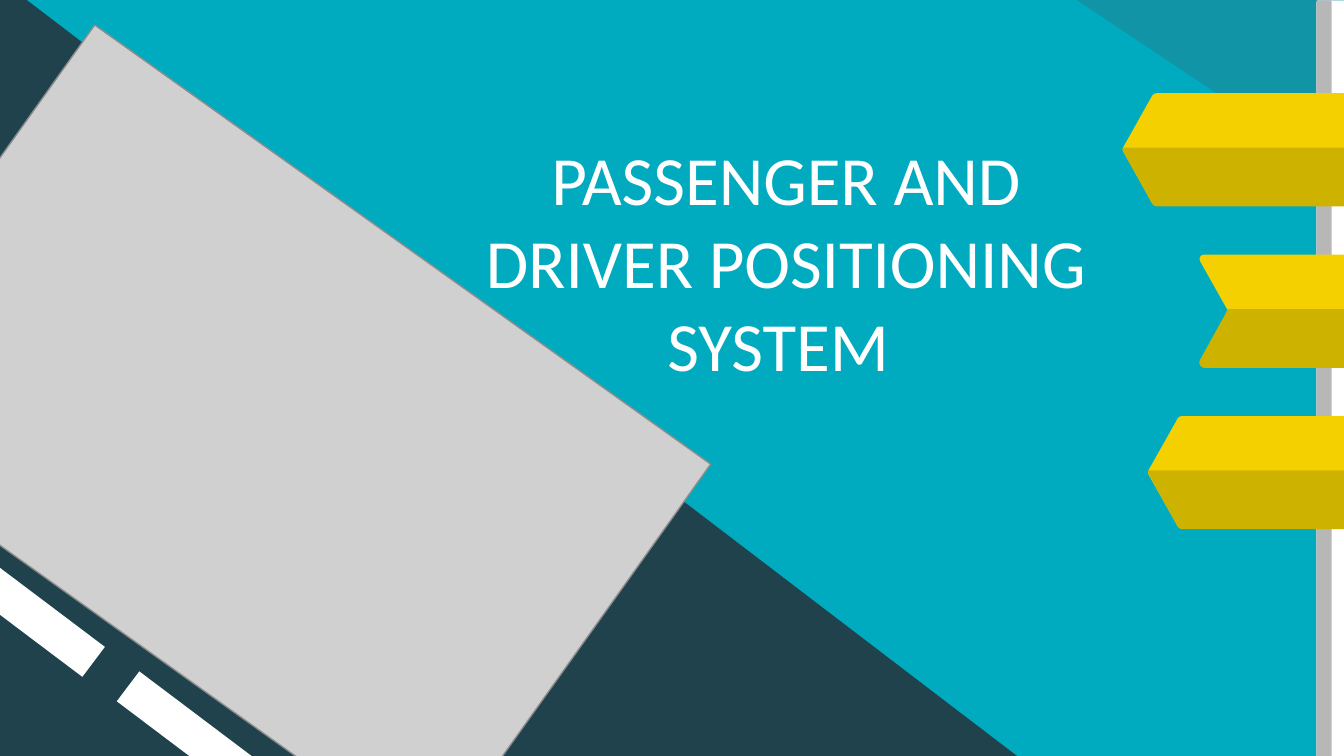
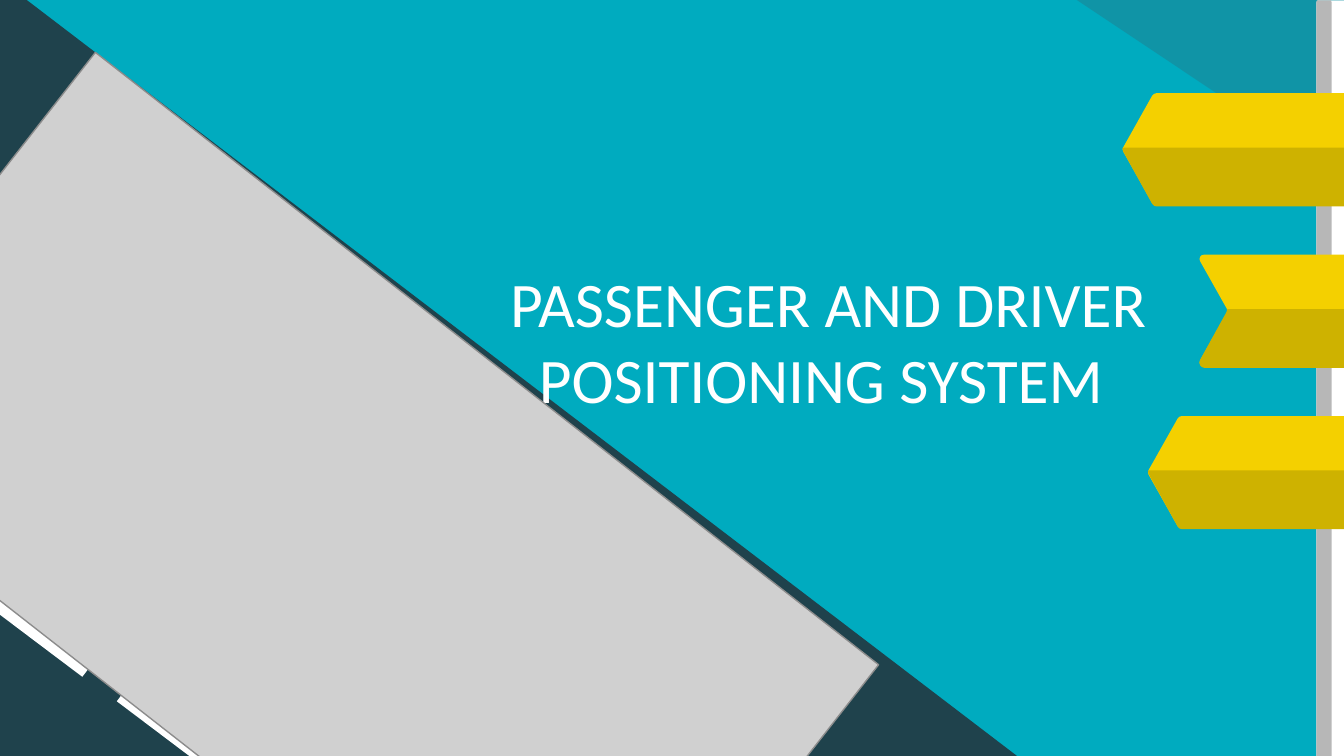
Before and after one commit to TabotCharlesBessong/Internet_Mobile_Programming, a slide deck: slide 1 of Task4/PASSENGER AND DRIVER POSITIONING SYSTEM Designs.pptx. Drawn at 1344x756 pixels with LibreOffice and Linux fonts; fonts in the diff are those of the drawing; grey boxes stand for pictures. Boxes give left, top, right and bottom in pixels: in the first picture for what was removed or moved away, otherwise in the second. Text is boxed around its words. In the diff, an @@ line names an element or a change of style, - is before the commit and + after.

Commit message:
ppt

```diff
--- a/Task4/PASSENGER AND DRIVER POSITIONING SYSTEM Designs.pptx
+++ b/Task4/PASSENGER AND DRIVER POSITIONING SYSTEM Designs.pptx
@@ picture at (0, 52, 879, 756): rotation 35 to 38 degrees @@
@@ title "PASSENGER AND DRIVER POSITIONING SYSTEM": place and size @@
-title "PASSENGER AND DRIVER POSITIONING SYSTEM" at (486, 160, 1086, 372)
+title "PASSENGER AND DRIVER POSITIONING SYSTEM" at (510, 286, 1146, 418)
@@ title "PASSENGER AND DRIVER POSITIONING SYSTEM" at (510, 286, 1146, 418): size 37 to 34 pt @@
```
Also in this commit, not shown: 2 other slides changed.
